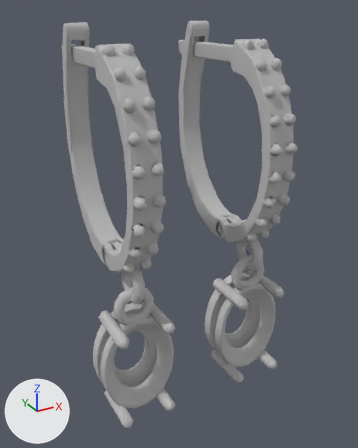
The glTF model public/bongtai3.glb as it was, and as the next commit left it.
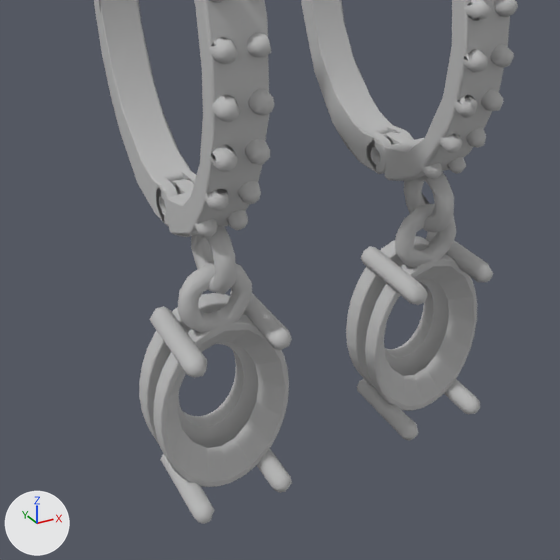
Old and new are each drawn whole from a 50 mm lens placed at (-9.0, -7.2, 14.4), pointed at (5.8, 19.7, 0.9) and again close up on the part from 5% to 89% of the width and 32% to 100% of the height. The axes (+X, +Y, +Z) are drawn at lower left. The lights are the same throughout. The older version's two pictures come first. Where no turn or scale is listed for an object, it has been applied to the vertices.

In view in the first close-up: 'Node'.
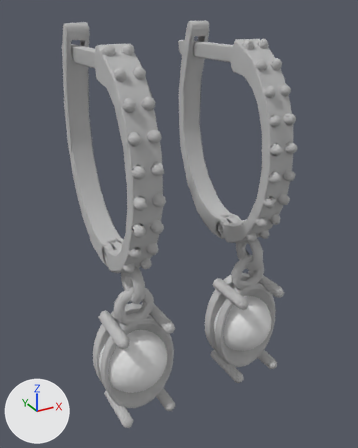
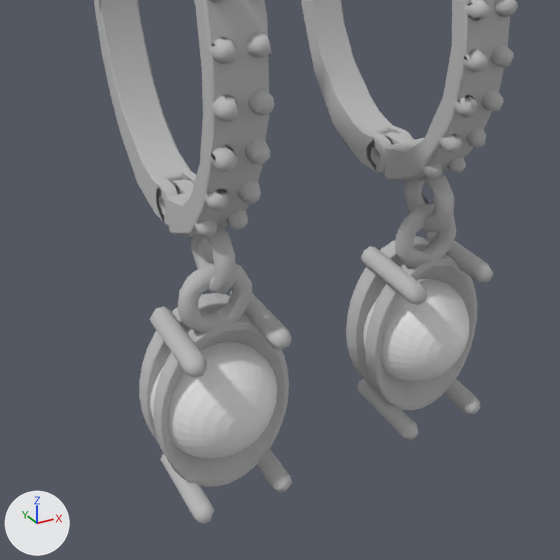
Edits to the bpy script that builds the scene:
```text
Add me_sphere_017:
    me_sphere_017.from_pydata(...)  # a UV sphere (32 segments, 16 rings, poles along y) spanning x -2.2..2.2, y -2.2..2.2, z -2.2..2.2
Add me_sphere_018:
    me_sphere_018.from_pydata(...)  # a UV sphere (32 segments, 16 rings, poles along y) spanning x -2.3..2.3, y -2.3..2.3, z -2.3..2.3
Add ob_sphere_004:
    ob_sphere_004 = bpy.data.objects.new('Sphere.004', me_sphere_017)
    ob_sphere_004.location = (9.93, 17.59, -6.89)
Add ob_sphere_001:
    ob_sphere_001 = bpy.data.objects.new('Sphere.001', me_sphere_018)
    ob_sphere_001.location = (1.22, 17.68, -6.9)
```

What differs and where, as boxes [x1, y1, x2, y2] in the close-ups (560 x 560 px):
'Sphere.001', added: after [150, 342, 277, 459]
'Sphere.004', added: after [363, 279, 469, 381]
